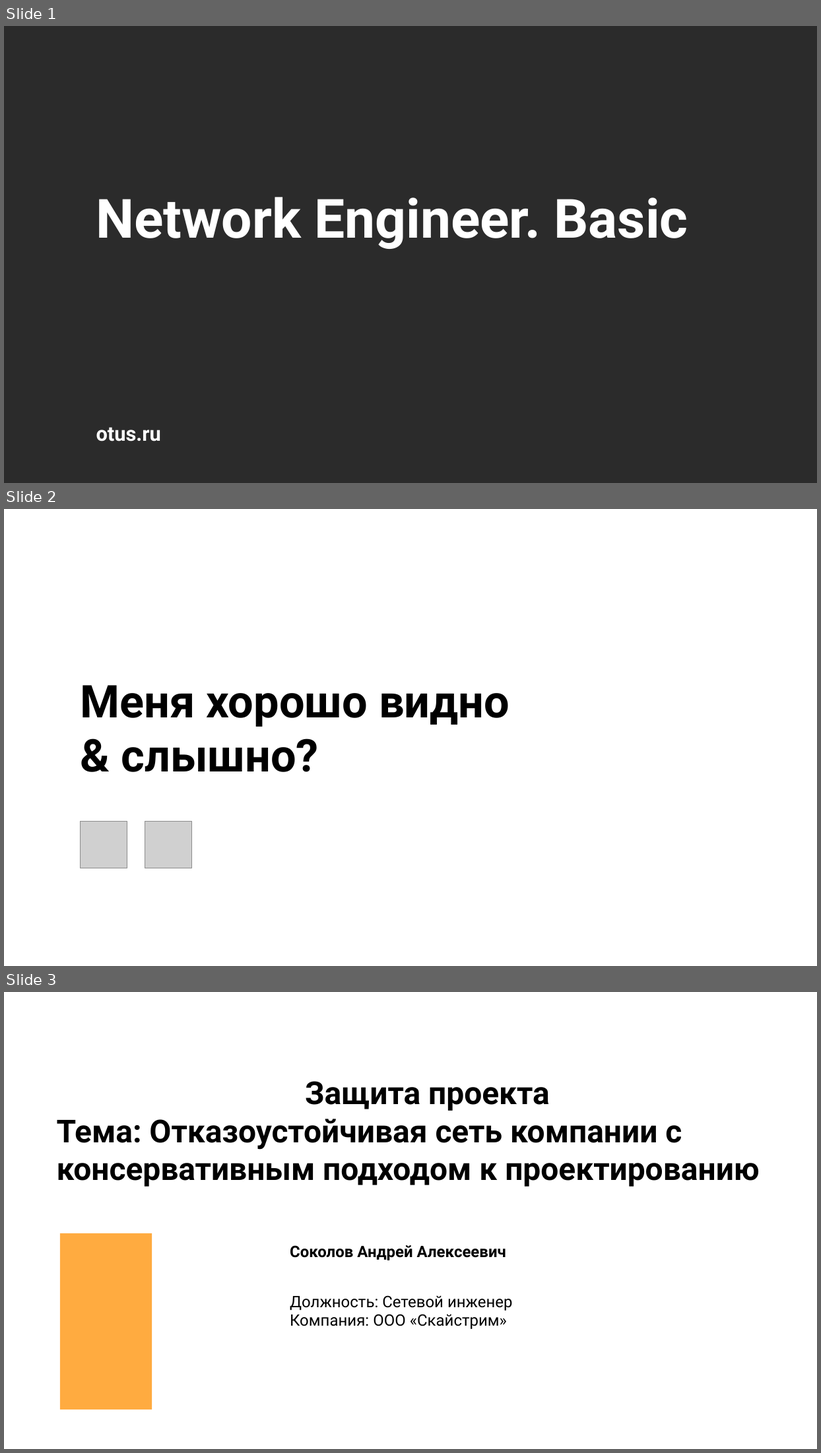
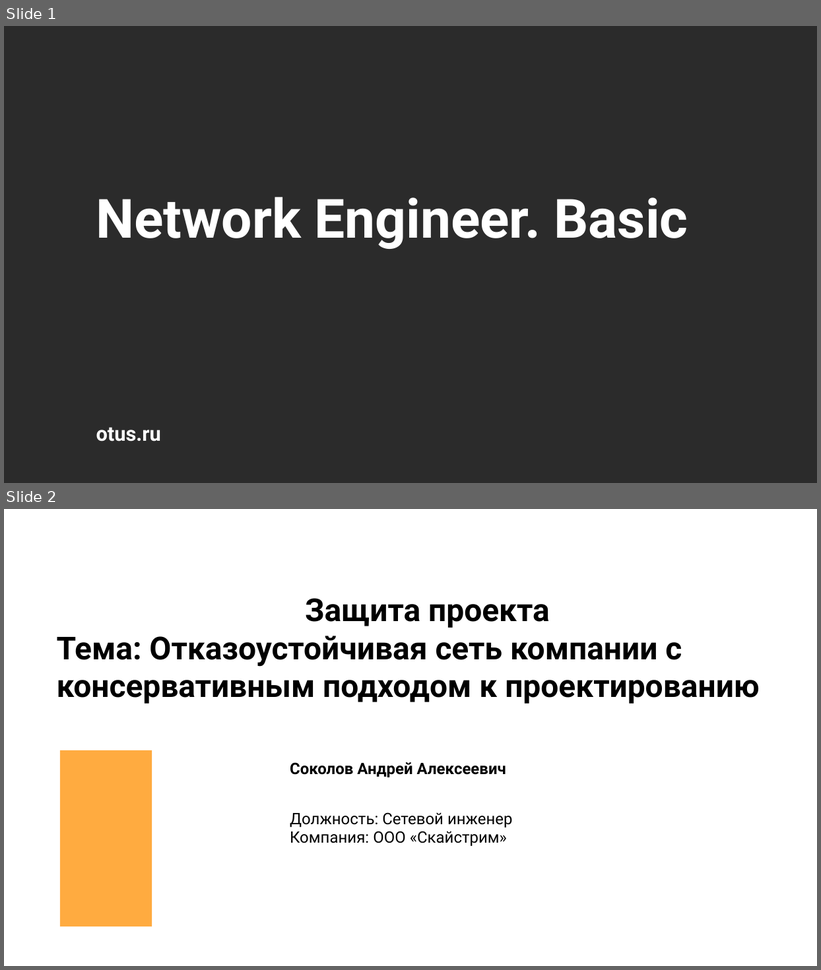
Before and after one commit to andreysokolov33/otus, a slide deck: Network Engineer. Basic/Проектная работа/Presentation.pptx. Shown one above the other, each under a label of ours: slides 1, 2 and 3 before the commit, slides 1 and 2 after it. The pictures are 821x1453 and 821x970 pixels, drawn with LibreOffice and Linux fonts; fonts in the diff are those of the drawing; grey boxes stand for pictures; background and template pictures are left out; a plain dark background stands for a picture behind light text. Boxes give left, top, right and bottom in pixels: in the first picture for what was removed or moved away, otherwise in the second. Text is boxed around its words. In the diff, an @@ line names an element or a change of style, - is before the commit and + after.

Commit message:
Proect

```diff
--- a/Network Engineer. Basic/Проектная работа/Presentation.pptx
+++ b/Network Engineer. Basic/Проектная работа/Presentation.pptx
@@ slide 2 removed at bbox=[4, 509, 817, 966], background picture (left out) @@
@@ title removed at bbox=[81, 685, 510, 772] @@
-Меня хорошо видно
-& слышно?
@@ picture removed at bbox=[81, 822, 127, 869] @@
@@ picture removed at bbox=[145, 822, 192, 869] @@
@@ what was slide 3 is now slide 2 @@
```
